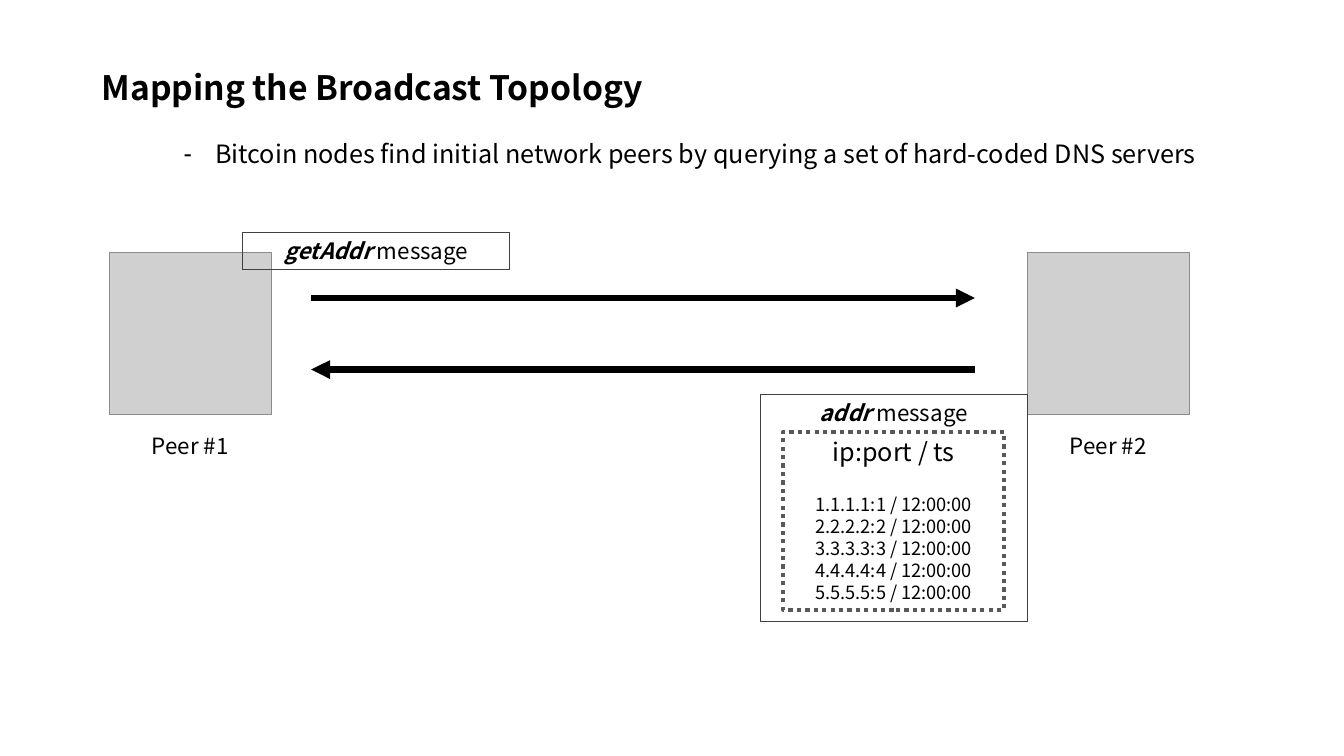
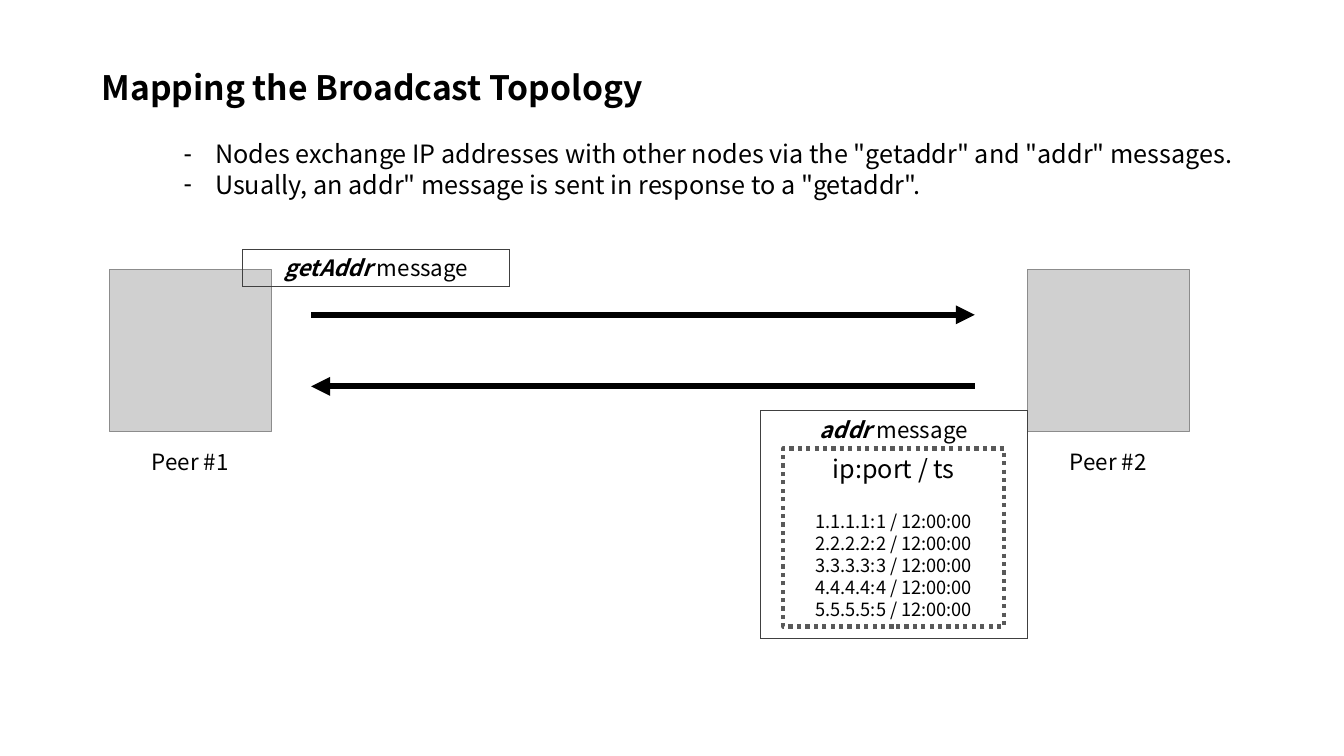
Before and after one commit to FelixSeol/paper, a slide deck: slide 6 of discovering/Discovering Bitcoin's Public topology.pptx (slide 7 before the commit). Drawn at 1344x756 pixels with LibreOffice and Linux fonts; fonts in the diff are those of the drawing; grey boxes stand for pictures. Boxes give left, top, right and bottom in pixels: in the first picture for what was removed or moved away, otherwise in the second. Text is boxed around its words. In the diff, an @@ line names an element or a change of style, - is before the commit and + after.

Commit message:
ppt2

```diff
--- a/discovering/Discovering Bitcoin's Public topology.pptx
+++ b/discovering/Discovering Bitcoin's Public topology.pptx
@@ text at bbox=[215, 143, 1232, 200]: text changed @@
-– Bitcoin nodes find initial network peers by querying a set of hard-coded DNS servers
+– Nodes exchange IP addresses with other nodes via the "getaddr" and "addr" messages.
+– Usually, an addr" message is sent in response to a "getaddr".
@@ 3 rectangles, 2 pictures, 2 arrows: place and size @@
-3 rectangles, 2 pictures, 2 arrows at bbox=[109, 233, 1190, 622]
+3 rectangles, 2 pictures, 2 arrows at bbox=[109, 249, 1190, 639]
@@ text "Peer #1": place and size @@
-text "Peer #1" at bbox=[152, 437, 229, 455]
+text "Peer #1" at bbox=[152, 453, 229, 471]
@@ text "Peer #2": place and size @@
-text "Peer #2" at bbox=[1070, 437, 1147, 455]
+text "Peer #2" at bbox=[1070, 453, 1147, 471]
```
Also in this commit, not shown: 2 other slides changed, 9 slides added, 1 slide removed.
